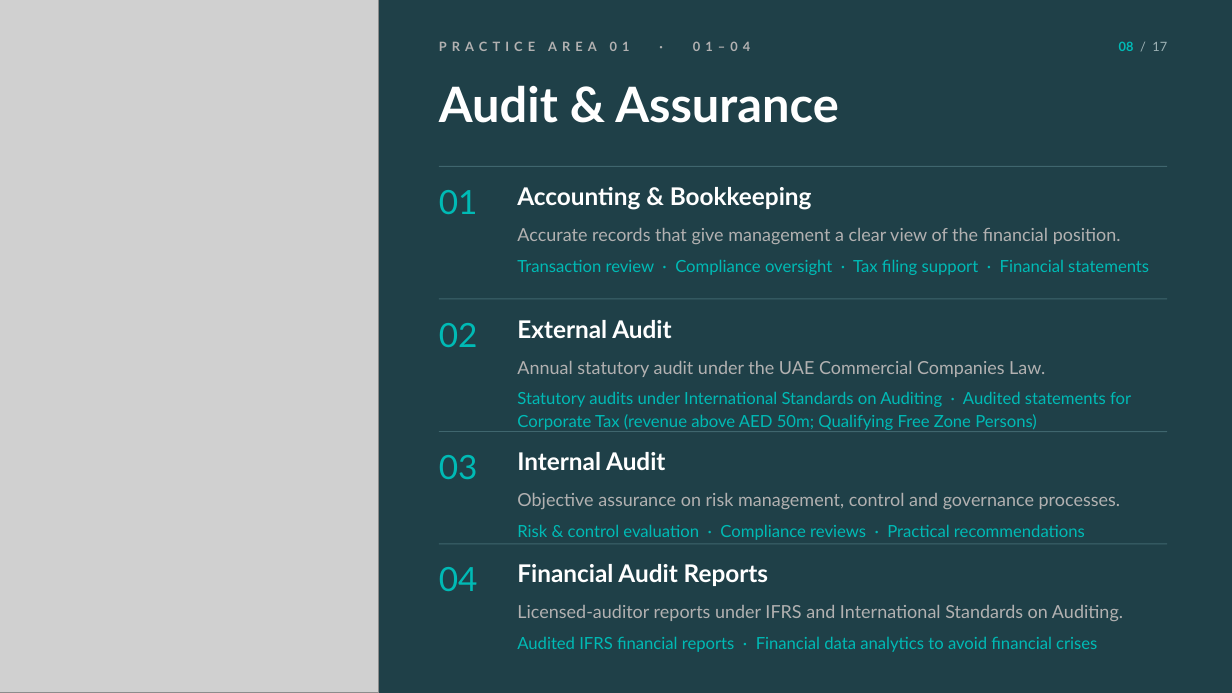
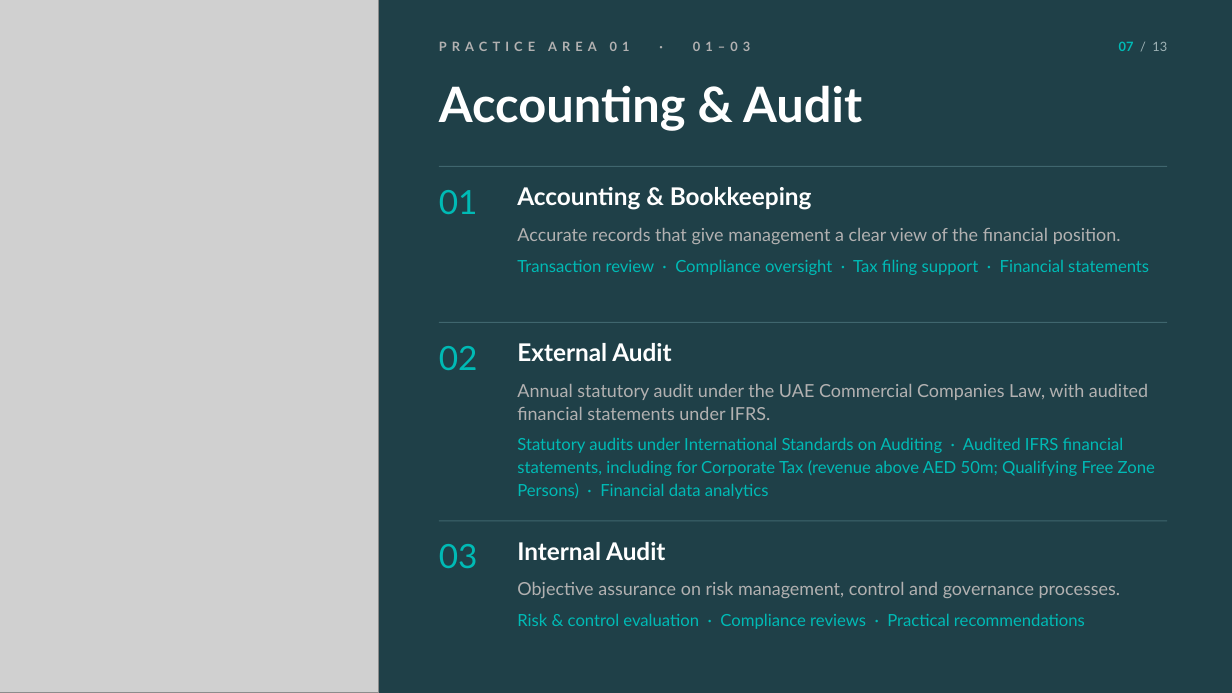
Before and after one commit to khaledsaifelnasr-afk/khsaif-content-studio, a slide deck: slide 7 of Profiles/al-suwaidi-2026/Al-Suwaidi-Company-Profile-2026-FINAL.pptx (slide 8 before the commit). Drawn at 1232x693 pixels with LibreOffice and Linux fonts; fonts in the diff are those of the drawing; grey boxes stand for pictures. Boxes give left, top, right and bottom in pixels: in the first picture for what was removed or moved away, otherwise in the second. Text is boxed around its words. In the diff, an @@ line names an element or a change of style, - is before the commit and + after.

```diff
--- a/Profiles/al-suwaidi-2026/Al-Suwaidi-Company-Profile-2026-FINAL.pptx
+++ b/Profiles/al-suwaidi-2026/Al-Suwaidi-Company-Profile-2026-FINAL.pptx
@@ text at box(439, 41, 751, 51): text changed @@
-PRACTICE AREA 01 · 01–04
+PRACTICE AREA 01 · 01–03
@@ text at box(1119, 41, 1167, 51): text changed @@
-08 / 17
+07 / 13
@@ text at box(439, 85, 862, 131): text changed @@
-Audit & Assurance
+Accounting & Audit
@@ 2 texts, 1 line: place and size @@
-2 texts, 1 line at box(439, 299, 1167, 347)
+2 texts, 1 line at box(439, 323, 1167, 370)
@@ text at box(517, 384, 1148, 420): text changed @@
-Annual statutory audit under the UAE Commercial Companies Law.
+Annual statutory audit under the UAE Commercial Companies Law, with audited financial statements under IFRS.
@@ text at box(517, 438, 1155, 499): text changed @@
-Statutory audits under International Standards on Auditing · Audited statements for Corporate Tax (revenue above AED 50m; Qualifying Free Zone Persons)
+Statutory audits under International Standards on Auditing · Audited IFRS financial statements, including for Corporate Tax (revenue above AED 50m; Qualifying Free Zone Persons) · Financial data analytics
@@ 4 texts, 1 line: place and size @@
-4 texts, 1 line at box(439, 432, 1167, 540)
+4 texts, 1 line at box(439, 521, 1167, 629)
@@ line removed from (439, 544) to (1167, 544) @@
@@ text removed at box(439, 567, 478, 591) @@
-04
@@ text removed at box(517, 564, 768, 586) @@
-Financial Audit Reports
@@ text removed at box(517, 605, 1123, 621) @@
-Licensed-auditor reports under IFRS and International Standards on Auditing.
@@ text removed at box(517, 637, 1097, 652) @@
-Audited IFRS financial reports · Financial data analytics to avoid financial crises
```
Also in this commit, not shown: 11 other slides changed, 4 slides removed, 1 other file.
